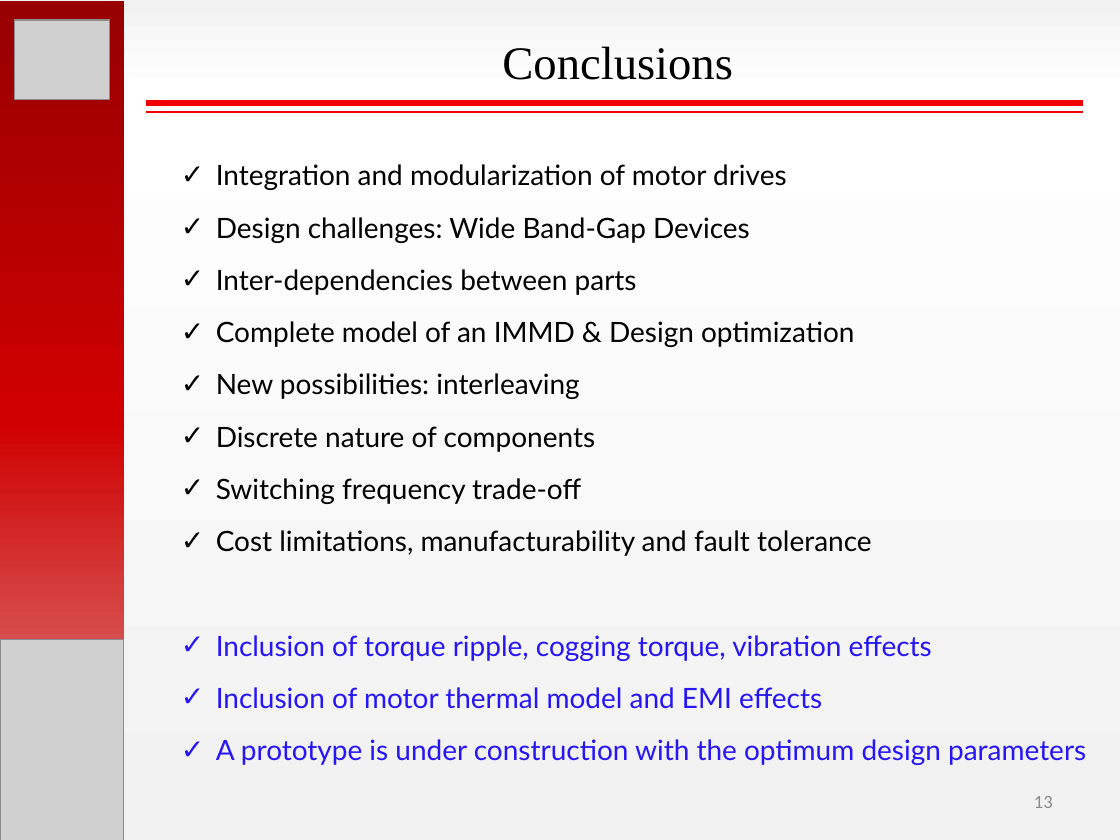
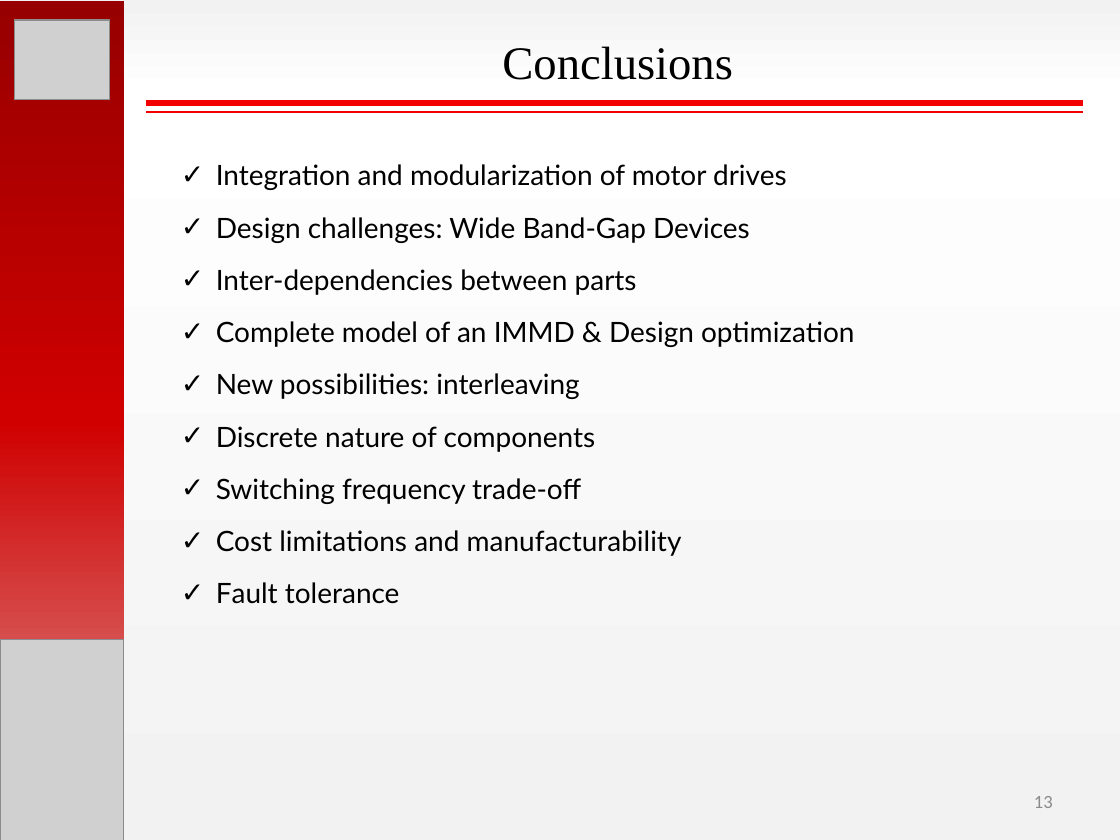
Before and after one commit to hakanpolat/IMMD, a slide deck: slide 13 of Paper/PEMD 2018/Presentation/PEMD2018_OralPres_Mesut_Uğur.pptx. Drawn at 1120x840 pixels with LibreOffice and Linux fonts; fonts in the diff are those of the drawing; grey boxes stand for pictures. Boxes give left, top, right and bottom in pixels: in the first picture for what was removed or moved away, otherwise in the second. Text is boxed around its words. In the diff, an @@ line names an element or a change of style, - is before the commit and + after.

Commit message:
PEMD presentation, prototype picture added.

```diff
--- a/Paper/PEMD 2018/Presentation/PEMD2018_OralPres_Mesut_Uğur.pptx
+++ b/Paper/PEMD 2018/Presentation/PEMD2018_OralPres_Mesut_Uğur.pptx
@@ text at (216, 530, 682, 604): text changed; text colour #2515F7 to #000000 @@
-✓ Cost limitations, manufacturability and fault tolerance
-✓ Inclusion of torque ripple, cogging torque, vibration effects
-✓ Inclusion of motor thermal model and EMI effects
-✓ A prototype is under construction with the optimum design parameters
+✓ Cost limitations and manufacturability
+✓ Fault tolerance
```
Also in this commit, not shown: 1 other slide changed, 1 slide added.
